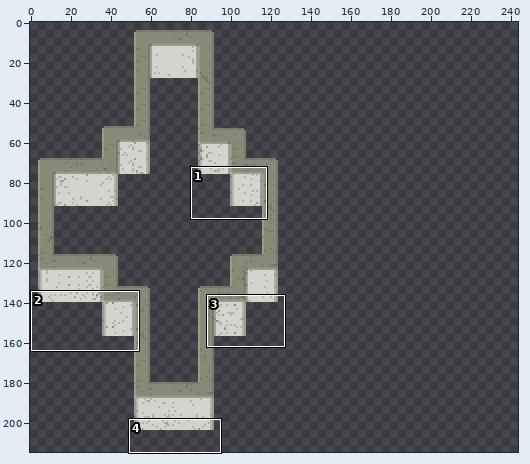
Two versions of one pixel-art file, ref/stuccoWalls.ase. The picture above shows the old version from afar; the outline marks the close-up.
Close-up. First the earlier version:
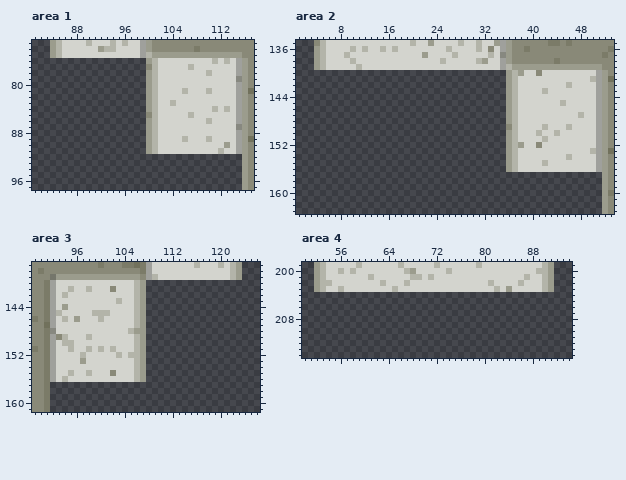
256x256 pixels, 1 frame. Colours within 5 levels of each other are drawn and written as one. Shown: area 1: x 81..117, y 73..97; area 2: x 1..53, y 135..163; area 3: x 89..126, y 137..161; area 4: x 50..94, y 199..214. The wide view leaves out empty margins. The commit also changed other parts of the picture, which this record leaves out.
After the commit:
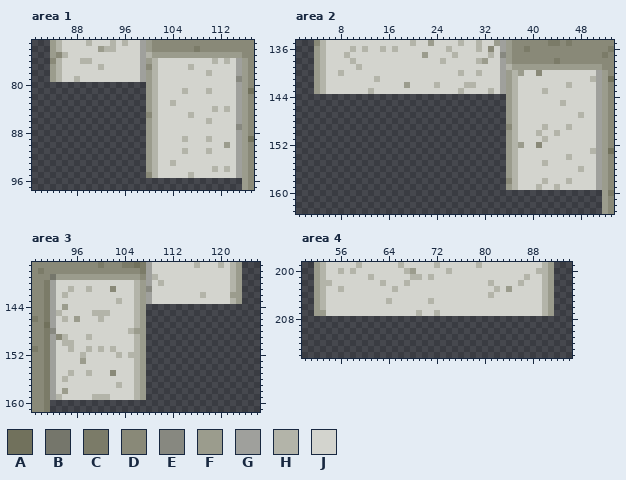
Palette (. is transparent): A #71715c  B #75766b  C #7b7b68  D #898978  E #878880  F #9b9c8d  G #9fa09c  H #b3b4a9  J #d3d4ce
Difference:
--- area 1, layer "fg2"
@@ x 82..101 @@
 74 ..FHJJJJJJFHHJJJJGFD
-75 ..FHJJJJJJJJJJJJJGHF
-76 ..................FH
-77 ..................DH
-78 ..................FH
-79 ..................FH
+75 ..FDHJJJJJJJJJJJJGHF
+76 ..DHJJJHHJJJJJJJJGFH
+77 ..FHJJJJJJHJJJJJJGDH
+78 ..FHJJJJJJJJJJJJJGFH
+79 ..FHJJHJJJJJJJJJJGFH
 80 ..................FH
@@ x 98..117 @@
 90 ..FHJJJJJJJJJJJFJGFD
-91 ..FHJJJJJJJJJJHJJGFD
-92 ..................FD
-93 ..................FD
-94 ..................FD
-95 ..................FD
+91 ..FHJJJJHJJJHJJJJGFD
+92 ..FHJJJJJJJJJJJJJGFD
+93 ..FHJJHJJJJJJJJJJGFD
+94 ..FHJJJJJJJJJHJHJGFD
+95 ..DHJJJJJHJJJJJJJGFD
 96 ..................FD
--- area 2, layer "fg2"
@@ x 2..37 @@
 139 ..FHJJJJJHJJJJJJJJJJJJJJJJJJJJJJJGHF
-140 ..................................FH
-141 ..................................FH
-142 ..................................FH
-143 ..................................FH
+140 ..FHJJHJJJJJJJJJJJJJJJJJJJHJJHJJJGFH
+141 ..FHJJJJJJJJHJJJJJJJJJJJJJJJJJJJJGFH
+142 ..FHJJJJJJJJJJJJJFJJJJHJJJJHHJJJJGFH
+143 ..FHJJJJJJJHJJJJJJJJJJJJJJHJJJJHJGFH
 144 ..................................FH
@@ x 34..53 @@
 155 ..FHJJJJHJJJJJJJJGFD
-156 ..FHJJJJJJJJJJJJJGFD
-157 ..................FD
-158 ..................FD
-159 ..................FD
+156 ..FHJJJJJJJJJJHJJGFD
+157 ..FHJJJJJJJJJJJJJGFD
+158 ..DHJJJJHJJJHJJJJGFD
+159 ..FHJJJHJJHJJJJJJGFD
 160 ..................FC
--- area 3, layer "fg2"
@@ x 106..125 @@
 139 FDGHJJJJJJJJJJJJHF..
-140 HF..................
-141 HF..................
-142 HF..................
-143 HF..................
+140 HFGJHJJJJJJJJJJJHF..
+141 HFEJJJJJJJJJJJJJHF..
+142 HFGJJJJJJJJHJJJJFF..
+143 HFGJJJJJJJJJJJJJHF..
 144 HF..................
@@ x 90..109 @@
 156 DCGJHJJJJJJJJJJJHF..
-157 DC..................
-158 DC..................
-159 DC..................
+157 DCGJJJJJJJJJJHJJHF..
+158 DCGJFJJJJJJJJJJJHF..
+159 DCGHJJJJJHHHJJJJHF..
 160 DC..................
--- area 4, layer "fg2"
@@ x 50..94 @@
 203 ..FHJJHJJJJJJJJHJJJJJJJJJJJJJJJJHJFJJJJJHF...
-204 .............................................
-205 .............................................
-206 .............................................
-207 .............................................
+204 ..FHJJJJJJJJJJJJJJJJJJJJJJJJJJJHJJJJJJJJHF...
+205 ..FHJJJJJJJJJJHJJJJJJHJJJJJJJJJJJJJJJJJJHF...
+206 ..FHJJJJJJJJJJJJJJJJJJJJJJJJJJJJJJJJJJJJHF...
+207 ..FFJJJJJJJJJJJJJJJHJJHJJJJJJJJJJJJJJJJJHF...
 208 .............................................
